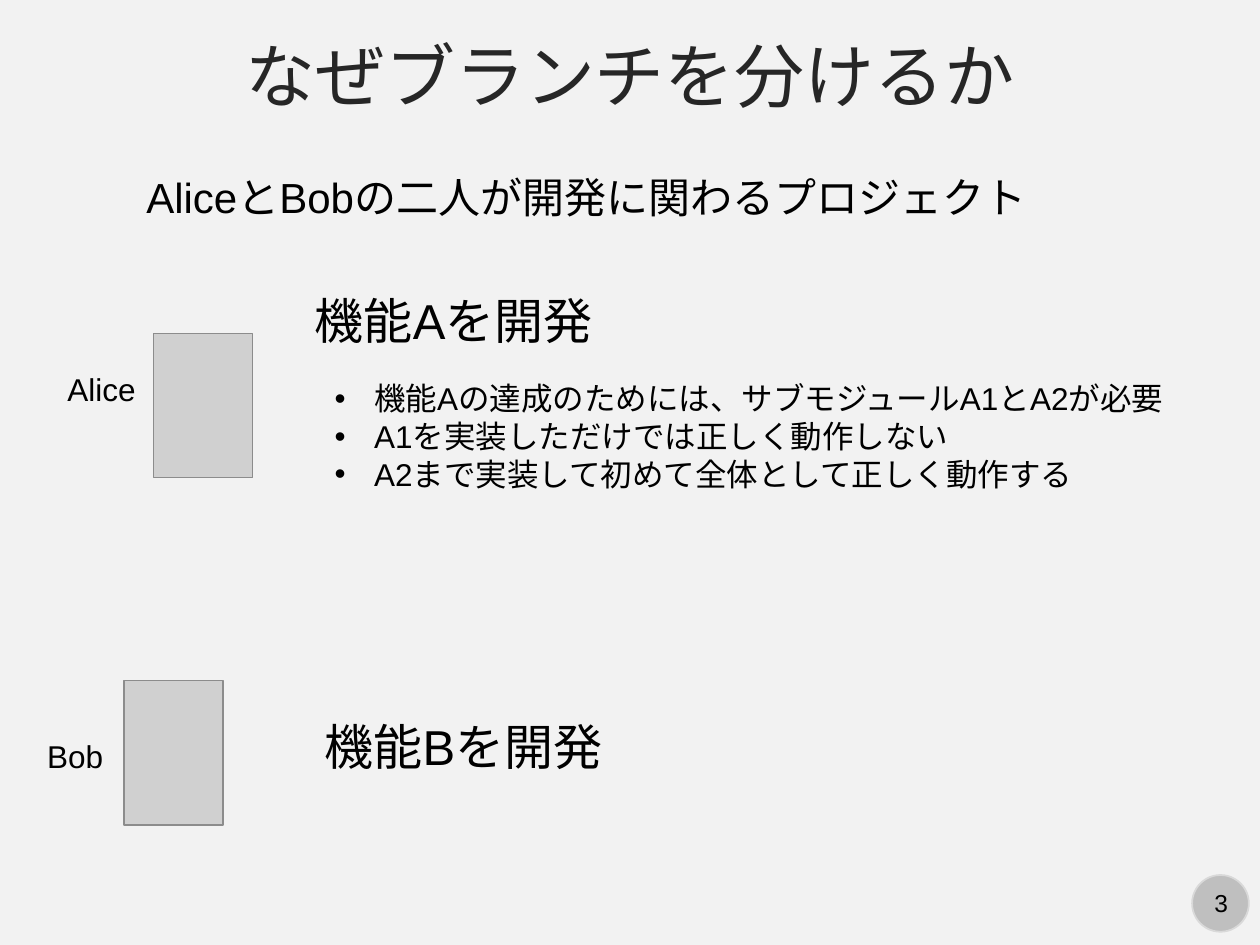
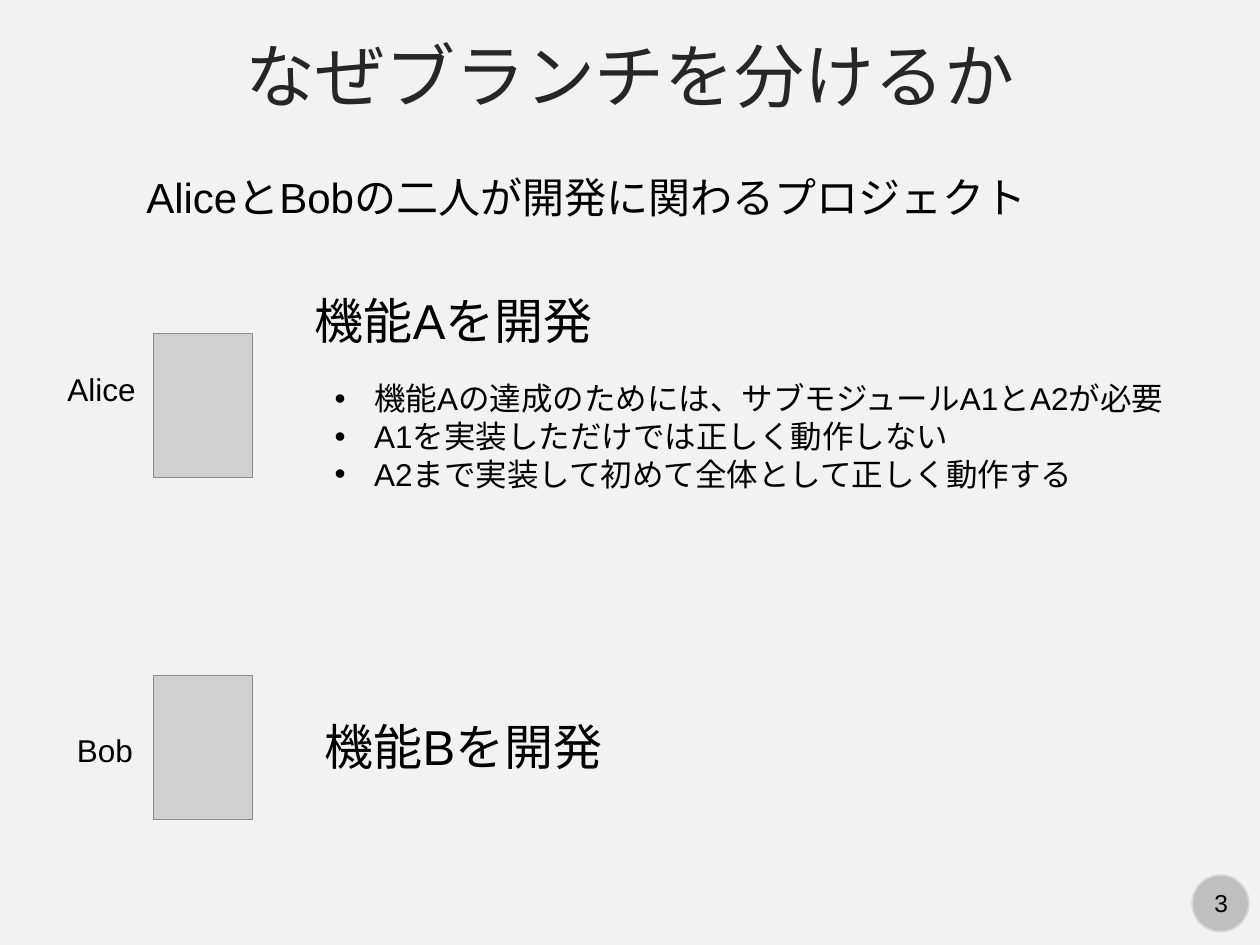
Before and after one commit to kaityo256/github, a slide deck: slide 3 of branch/fig/slide.pptx. Drawn at 1260x945 pixels with LibreOffice and Linux fonts; fonts in the diff are those of the drawing; grey boxes stand for pictures. Boxes give left, top, right and bottom in pixels: in the first picture for what was removed or moved away, otherwise in the second. Text is boxed around its words. In the diff, an @@ line names an element or a change of style, - is before the commit and + after.

```diff
--- a/branch/fig/slide.pptx
+++ b/branch/fig/slide.pptx
@@ picture: place and size @@
-picture at [123,680,223,824]
+picture at [154,675,253,819]
@@ text "Bob": place and size @@
-text "Bob" at [47,745,103,769]
+text "Bob" at [77,739,133,763]
```
Also in this commit, not shown: 1 other slide changed, 14 slides added, 1 other file.
